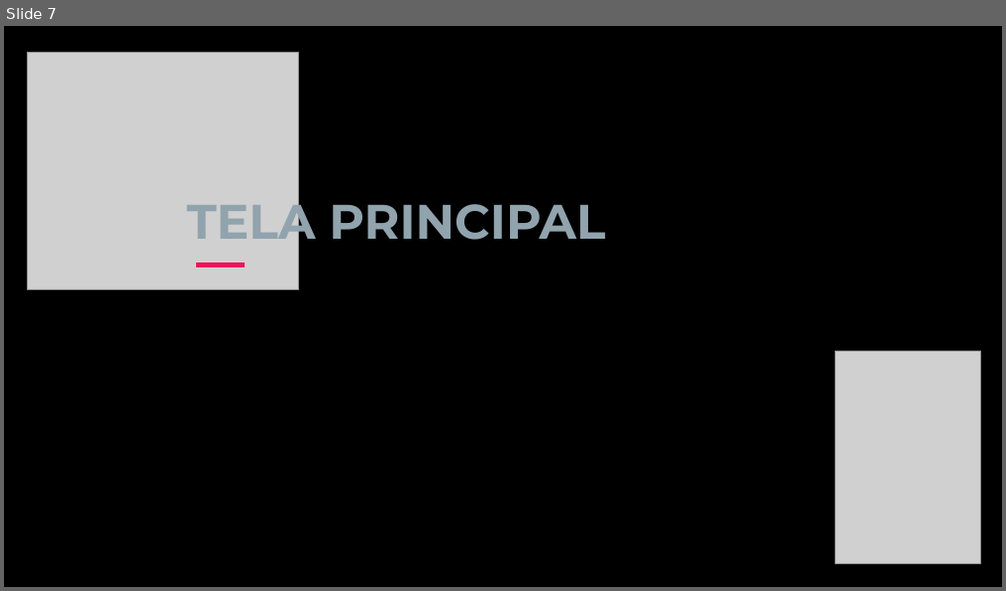
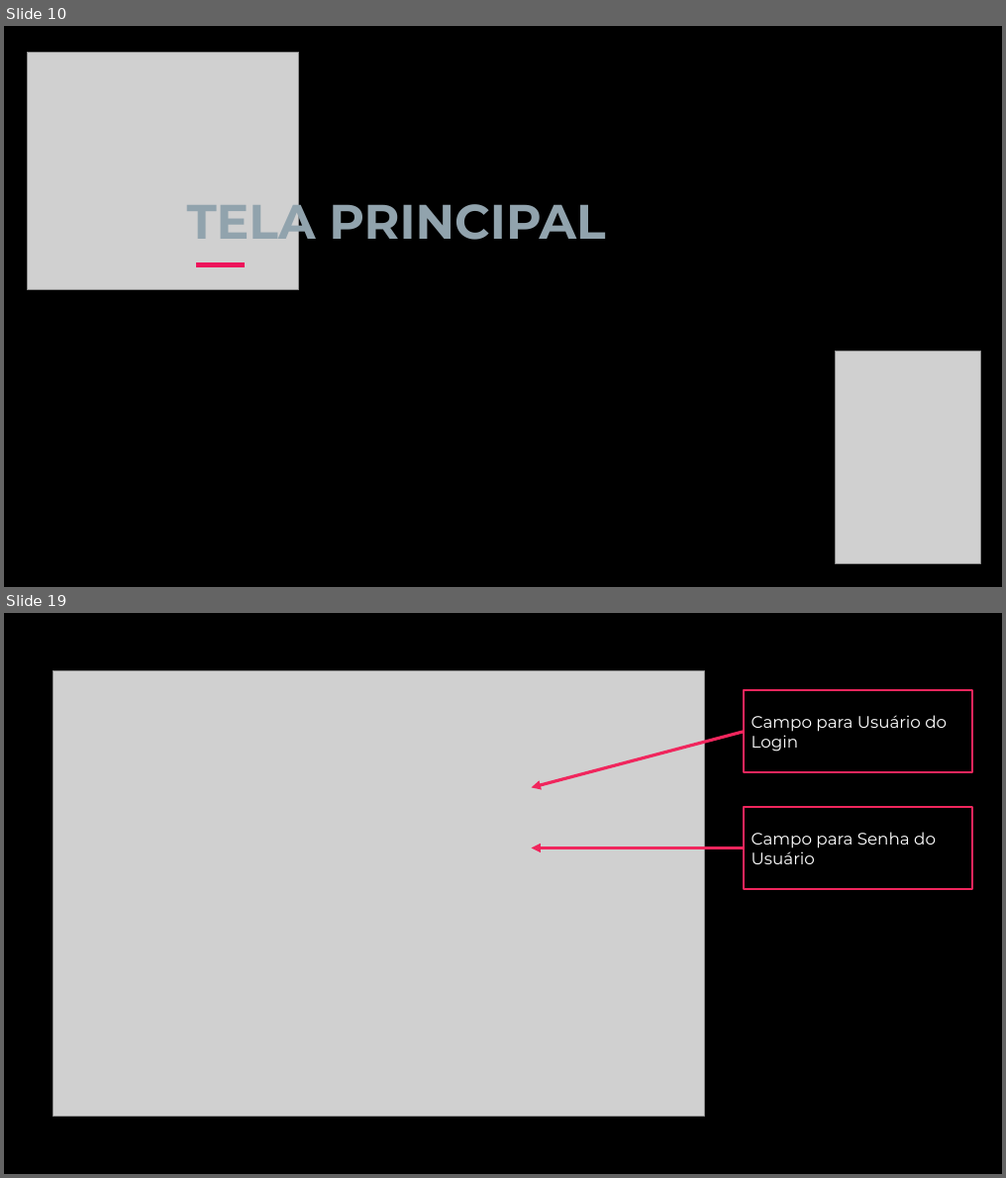
Before and after one commit to ryanbritodev/bats-fiap, a slide deck: ajuda/AutoLab.pptx. Shown one above the other, each under a label of ours: slide 7 before the commit, slides 10 and 19 after it; the slides between them are not shown. The pictures are 1006x591 and 1006x1178 pixels, drawn with LibreOffice and Linux fonts; fonts in the diff are those of the drawing; grey boxes stand for pictures; background and template pictures are left out. Boxes give left, top, right and bottom in pixels: in the first picture for what was removed or moved away, otherwise in the second. Text is boxed around its words. In the diff, an @@ line names an element or a change of style, - is before the commit and + after.

```diff
--- a/ajuda/AutoLab.pptx
+++ b/ajuda/AutoLab.pptx
@@ slide 19 added at [4,613,1002,1174], background picture (left out) @@
@@ picture added at [53,671,704,1117] @@
@@ rectangle added at [744,690,972,772], outline #F0265D 2.25 pt, 16 pt, text #FFFFFF @@
+Campo para Usuário do Login
@@ arrow added from (744, 731) to (531, 787), #F0265D 3 pt @@
@@ rectangle added at [744,807,972,889], outline #F0265D 2.25 pt, 16 pt, text #FFFFFF @@
+Campo para Senha do Usuário
@@ arrow added from (744, 848) to (531, 848), #F0265D 3 pt @@
@@ what was slide 7 is now slide 10 @@
```
Also in this commit, not shown: 3 slides changed, 12 other slides added, 3 slides removed.
